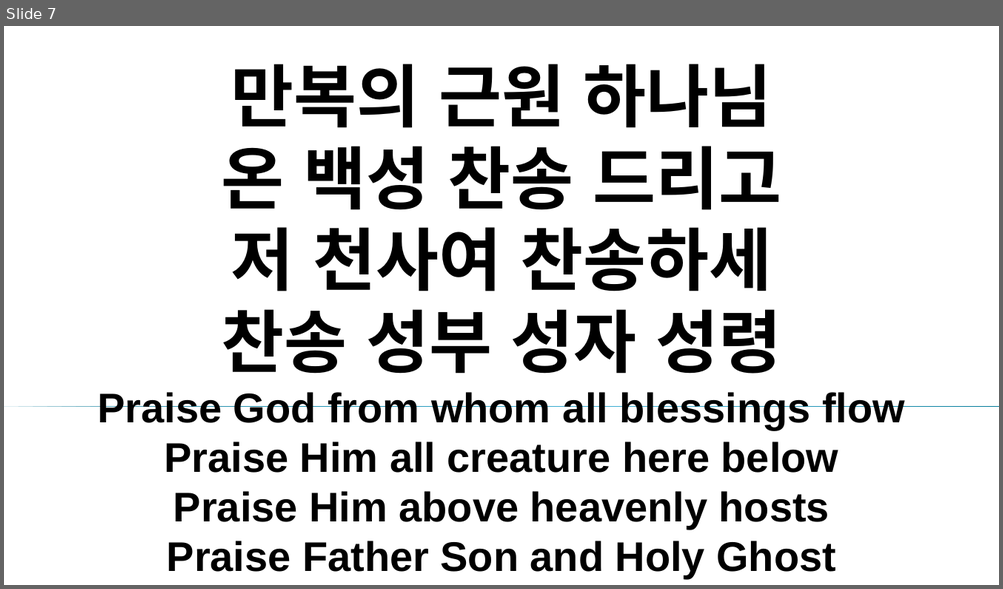
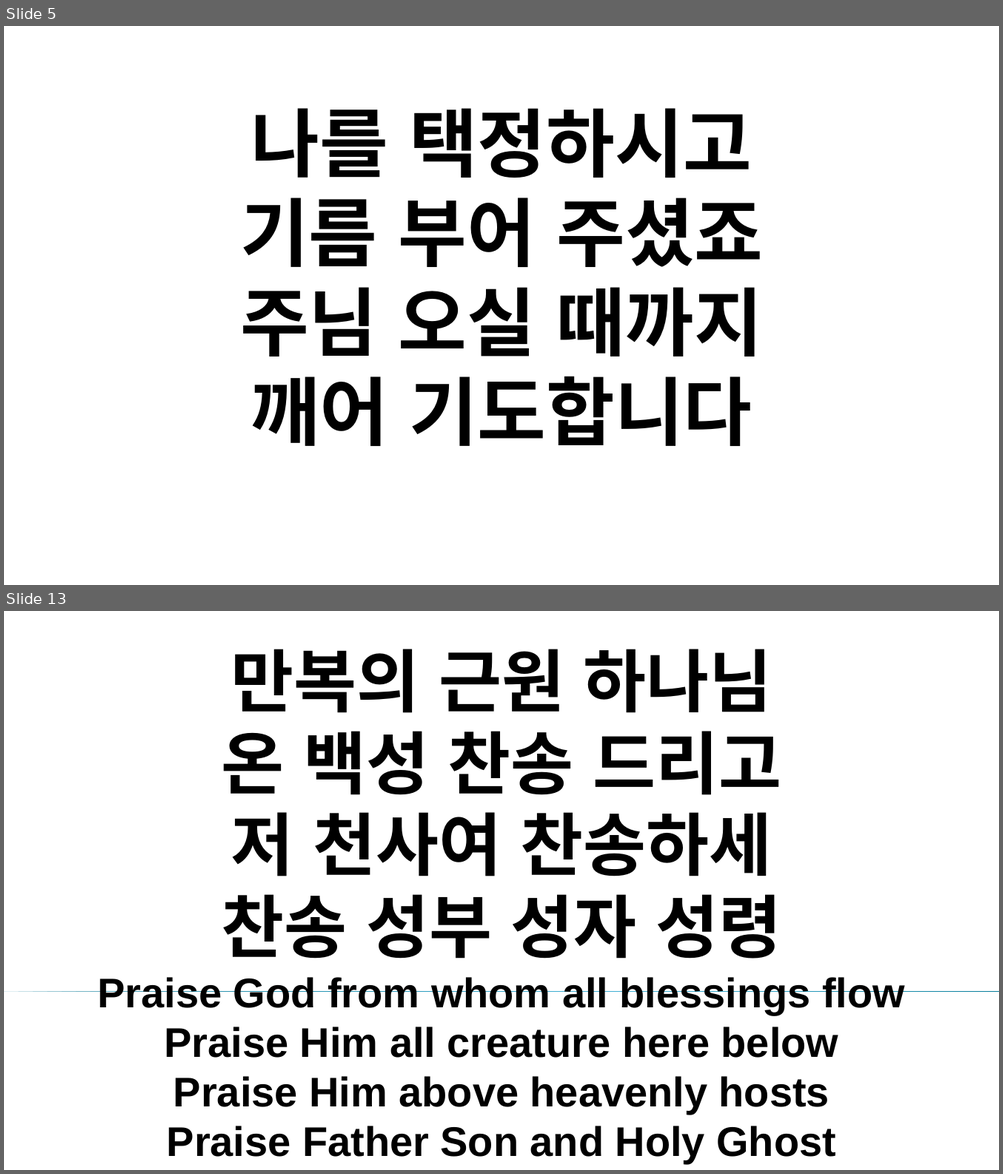
Before and after one commit to kagented/automate, a slide deck: ppt/merged.pptx. Shown one above the other, each under a label of ours: slide 7 before the commit, slides 5 and 13 after it; the slides between them are not shown. The pictures are 1003x589 and 1003x1174 pixels, drawn with LibreOffice and Linux fonts; fonts in the diff are those of the drawing; background and template pictures are left out. Boxes give left, top, right and bottom in pixels: in the first picture for what was removed or moved away, otherwise in the second. Text is boxed around its words. In the diff, an @@ line names an element or a change of style, - is before the commit and + after.

```diff
--- a/ppt/merged.pptx
+++ b/ppt/merged.pptx
@@ slide 5 added at <box>4,26,999,585</box>, background picture (left out) @@
@@ title added at <box>240,108,762,446</box>, 72 pt, text #000000, bold @@
+나를 택정하시고
+기름 부어 주셨죠
+주님 오실 때까지
+깨어 기도합니다
@@ what was slide 7 is now slide 13 @@
```
Also in this commit, not shown: 1 slide changed, 10 other slides added, 48 slides removed, 7 other files.
